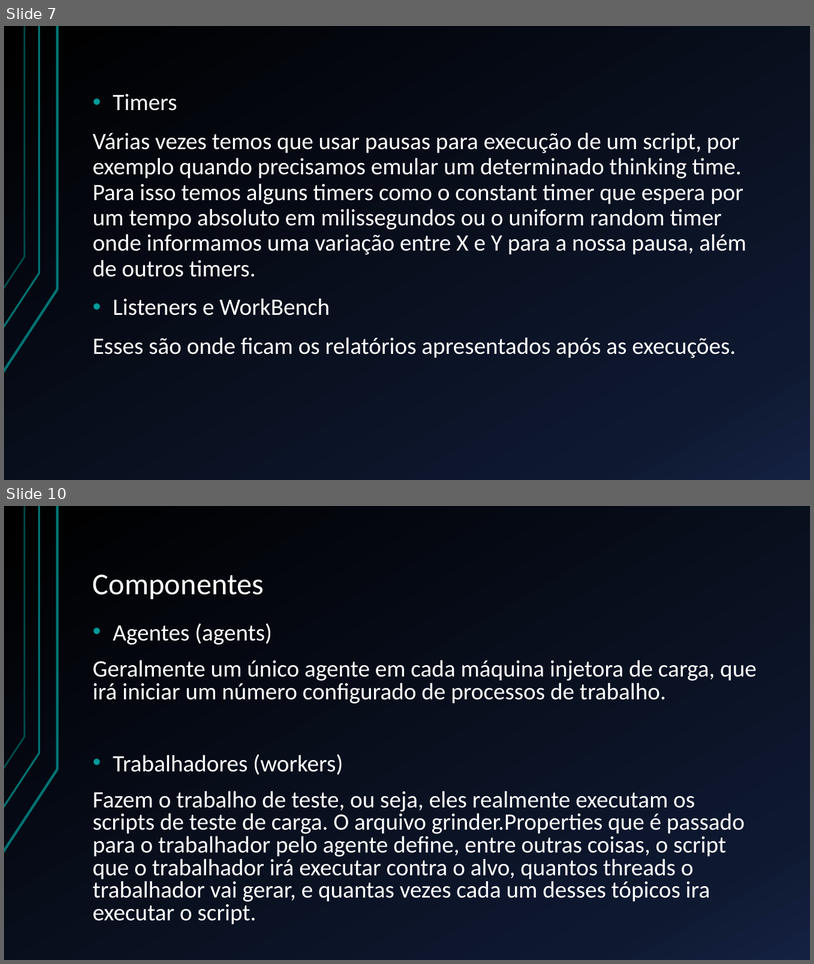
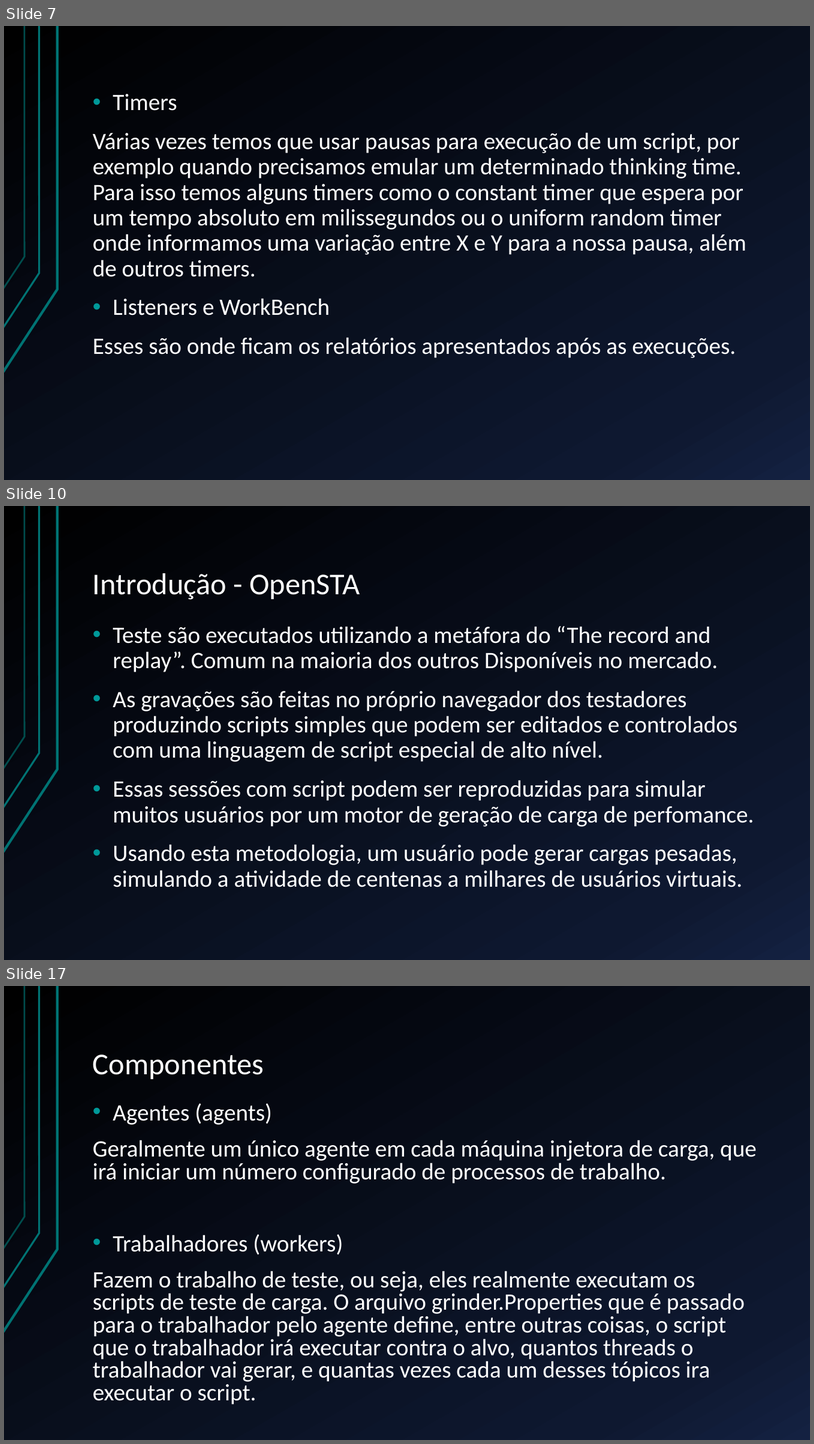
Before and after one commit to BrunoFelix/Restoran, a slide deck: Docs/Apresentação TSW.pptx. Shown one above the other, each under a label of ours: slides 7 and 10 before the commit, slides 7, 10 and 17 after it; the slides between them are not shown. The pictures are 814x964 and 814x1444 pixels, drawn with LibreOffice and Linux fonts; fonts in the diff are those of the drawing. Boxes give left, top, right and bottom in pixels: in the first picture for what was removed or moved away, otherwise in the second. Text is boxed around its words. In the diff, an @@ line names an element or a change of style, - is before the commit and + after.

Commit message:
Ajustei a apresentação na parte do OpenSTA

```diff
--- a/Docs/Apresentação TSW.pptx
+++ b/Docs/Apresentação TSW.pptx
@@ slide 10 added at box(4, 506, 810, 960), background gradient #000000 to #0F1931 to #142242; not listed: 3 template elements that a slide beside it also shows @@
@@ title added at box(93, 573, 360, 600), 36 pt, text #FFFFFF @@
+Introdução - OpenSTA
@@ text added at box(113, 626, 755, 887), 28 pt, text #FFFFFF @@
+• Teste são executados utilizando a metáfora do “The record and replay”. Comum na maioria dos outros Disponíveis no mercado.
+• As gravações são feitas no próprio navegador dos testadores produzindo scripts simples que podem ser editados e controlados com uma linguagem de script especial de alto nível.
+• Essas sessões com script podem ser reproduzidas para simular muitos usuários por um motor de geração de carga de perfomance.
+• Usando esta metodologia, um usuário pode gerar cargas pesadas, simulando a atividade de centenas a milhares de usuários virtuais.
@@ what was slide 10 is now slide 17 @@
```
Also in this commit, not shown: 5 slides changed, 7 other slides added, 4 slides removed.
